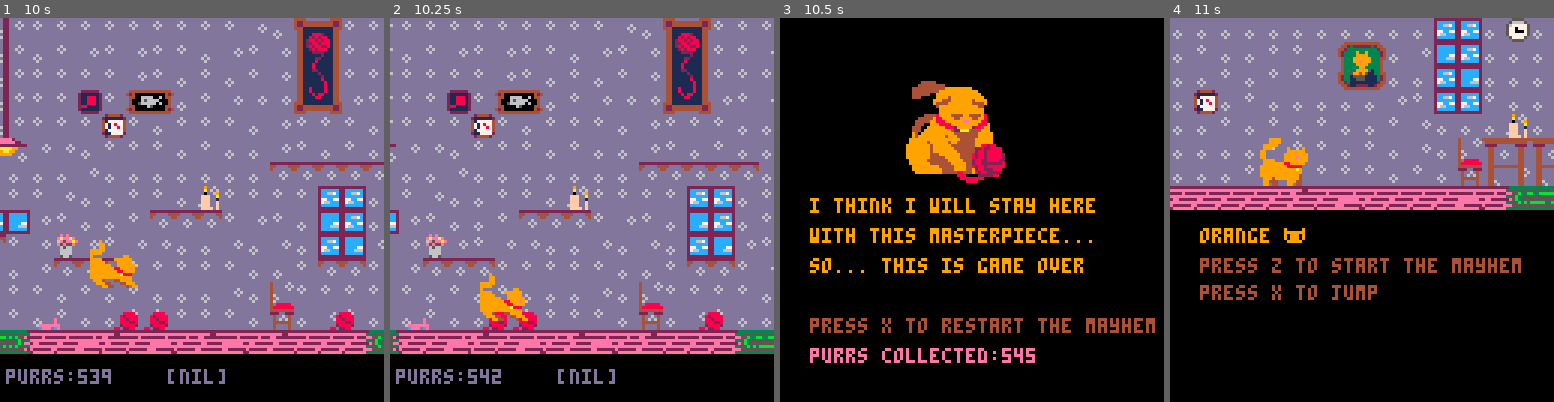
Above: before the commit, frames 1-4 (left to right).
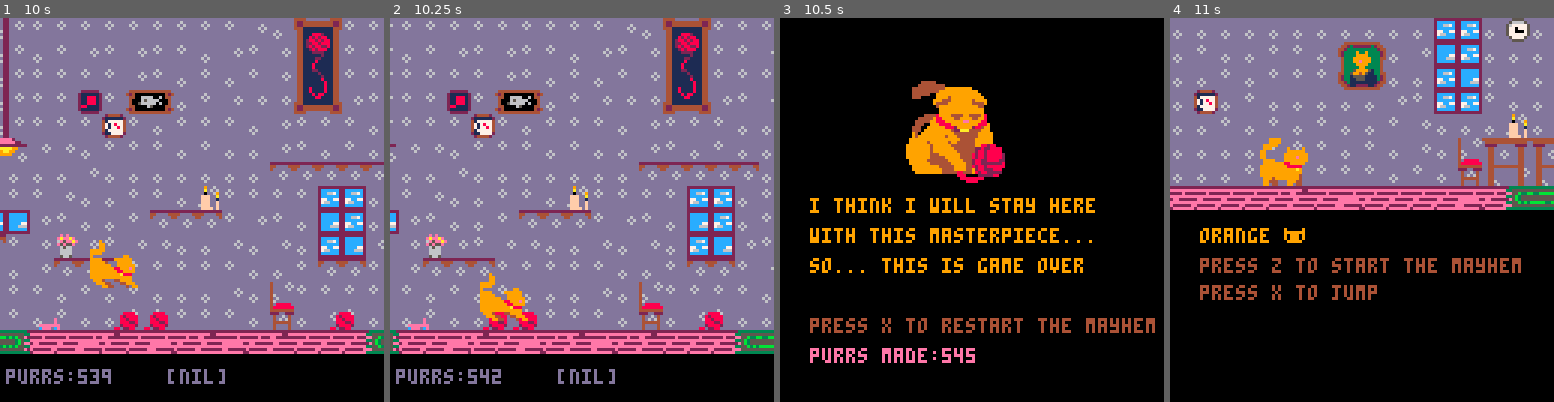
Above: after the commit, the same moments.

Repository: KianArashi/hello-game
Game: PICO-8 cartridge orange coll.p8
Two runs of this game, one before a commit and one after it. Both use one fixed random seed, a clock stepped at 60 frames per second and the inputs below.
Inputs:
- Up to frame 1 (10 s): tap X (X key) at 0.33, 1.07, 1.85, 2.97, 4.08, 5.2, 6.32, 7.43, 8.55, 9.67 s; tap O (Z key) at 0.7, 1.7, 2.1, 2.5, 2.9, 3.3, 3.7, 4.1, 4.5, 4.9, 5.3, 5.7, 6.1, 6.5, 6.9, 7.3, 7.7, 8.1, 8.5, 8.9, 9.3, 9.7 s
- Up to frame 2 (10.25 s): tap O (Z key) at 10.1 s
- Up to frame 3 (10.5 s): no input
- Up to frame 4 (11 s): tap O (Z key) at 10.5, 10.9 s; tap X (X key) at 10.78 s

Frames 1-2 are identical in both runs. In frame 3, 0.6% of the frame differs, in the area x 26-67%, y 85-90%; in frame 4, nothing differs.

Commit message:
Update orange coll.p8

Diff:
--- a/orange coll.p8
+++ b/orange coll.p8
@@ -362,7 +362,7 @@
 	print('with this masterpiece...',10,70,9)
 	print('so... this is game over ',10,80,9)
 	print('press x to restart the mayhem',10,100,4)
-	print("purrs collected:"..purrs+flr(map_purrs),10,110,14)
+	print("purrs made:"..purrs+flr(map_purrs),10,110,14)
 end
 
 function init_ball()
